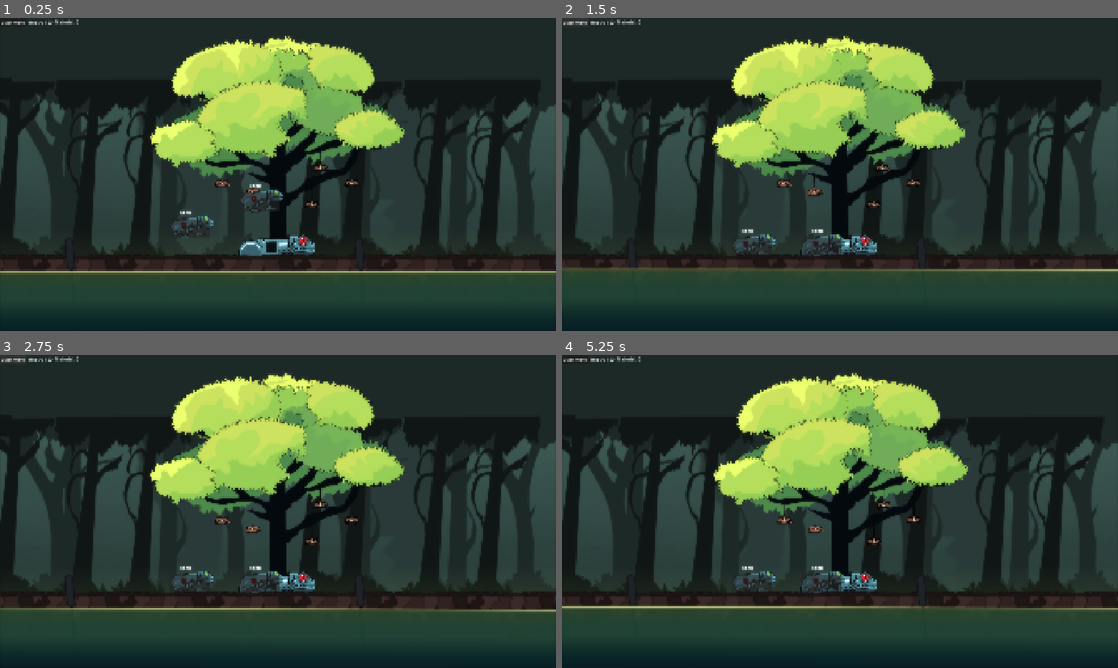
Above: before the commit, frames 1-4 (two rows, left to right).
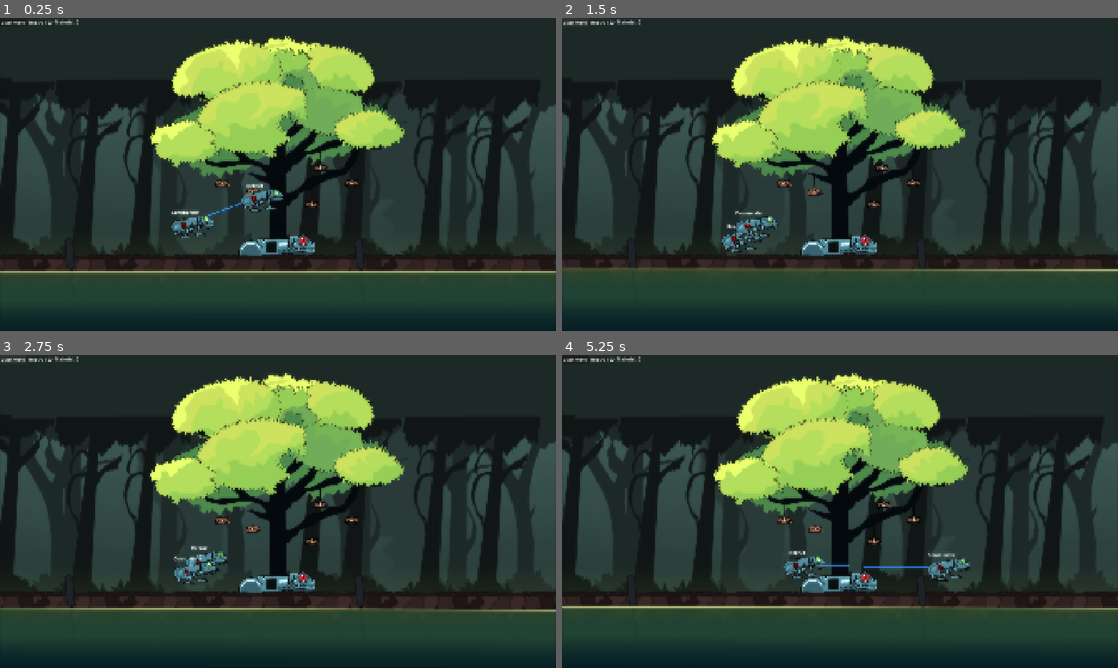
Above: after the commit, the same moments.

Repository: chirp-games/godot-wild-jam-98
Game: Godot game, scene res://game/game.tscn
Same seed, same stepped clock (60 frames per second), same inputs: the game is played once before the commit and once after it. This scene is started directly instead of the project's main scene. The engine's default icon, where the game draws it, is replaced by a stand-in: a white triangle on a blue panel in a dark square.
Inputs (mouse positions are in pixels of both pictures, inside the frame that each line leads up to):
- Up to frame 1 (0.25 s): no input
- Up to frame 2 (1.5 s): click "Start Wave" at 0.5 s; click "Start Wave" at 1.25 s
- Up to frame 3 (2.75 s): click "Start Wave" at 2 s
- Up to frame 4 (5.25 s): drag from (817, 580) to (840, 508) at 2.77 s; drag from (745, 580) to (840, 508) at 3.52 s; move the mouse to (895, 442) at 4.27 s; tap Left (l) at 4.35 s; click (895, 442) at 4.42 s; tap Right (r) at 4.55 s; drag from (812, 574) to (673, 464) at 5.02 s

The runs differ from the first frame. In frame 1, 0.5% of the frame differs, in the area x 30-51%, y 52-71%; in frame 2, 1.0%; in frame 3, 1.0%; in frame 4, 1.4%, in the area x 30-74%, y 62-76%.
Error before the commit: Parse Error: Identifier "velocity" not declared in the current scope. (res://game/mini-frog/mini_frog.gd:77)
Error after the commit: Trying to assign value of type 'Skeleton2D' to a variable of type 'player.gd'. (res://game/game.gd:8)

Commit message:
somehow the AI works now

Diff:
--- a/game/game.tscn
+++ b/game/game.tscn
@@ -346,11 +346,9 @@
 
 [node name="FrogRecruit" parent="World" unique_id=1967870937 instance=ExtResource("6_3vho3")]
 position = Vector2(-78, -210)
-collision_mask = 2
 
 [node name="FrogCommander" parent="World" unique_id=289002986 instance=ExtResource("6_3vho3")]
 position = Vector2(-319, -119)
-collision_mask = 2
 rank = 2
 
 [node name="TileMapLayer" type="TileMapLayer" parent="World" unique_id=1450001775]
--- a/game/mini-frog/mini-frog.tscn
+++ b/game/mini-frog/mini-frog.tscn
@@ -13,6 +13,8 @@
 [node name="MiniFrog" type="RigidBody2D" unique_id=637464119 node_paths=PackedStringArray("drag_area") groups=["mini_frog"]]
 collision_layer = 2
 collision_mask = 8
+contact_monitor = true
+max_contacts_reported = 5
 script = ExtResource("1_r1jt1")
 drag_area = NodePath("DragArea")
 
--- a/game/mini-frog/mini_frog.gd
+++ b/game/mini-frog/mini_frog.gd
@@ -73,9 +73,6 @@
 func _physics_process(delta: float) -> void:
 	super._physics_process(delta)
 
-	# Add gravity
-	velocity.y += 9.81
-
 	# Do not do anything when being dragged
 	if dragging:
 		return
